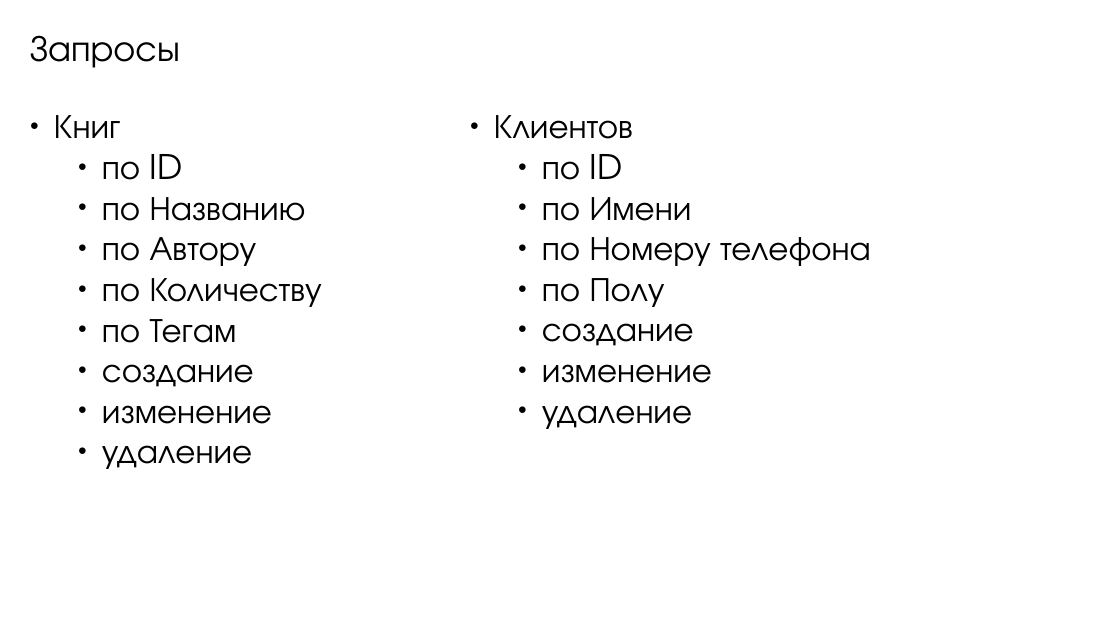
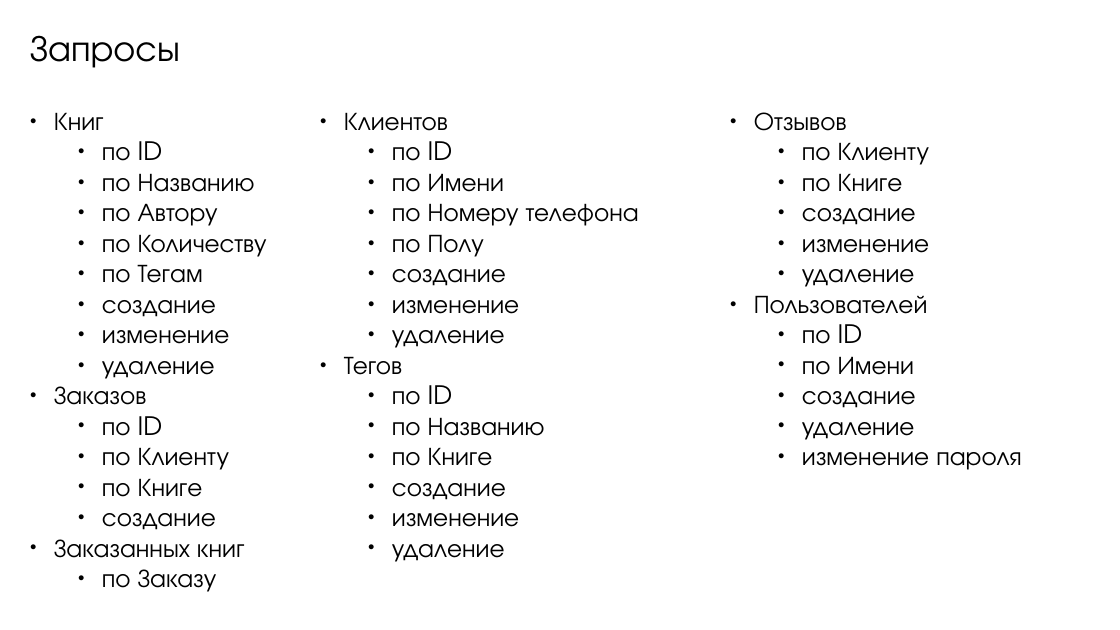
Before and after one commit to mrypdm/bsbd_kursach, a slide deck: slide 5 of docs/ИУ8-81. БСБД. Презентация. Шаповалов.odp (slide 9 before the commit). Drawn at 1120x630 pixels with LibreOffice and Linux fonts; fonts in the diff are those of the drawing. Boxes give left, top, right and bottom in pixels: in the first picture for what was removed or moved away, otherwise in the second. Text is boxed around its words. In the diff, an @@ line names an element or a change of style, - is before the commit and + after.

Commit message:
kp; kp in rpz; better presentation

```diff
--- a/docs/ИУ8-81. БСБД. Презентация. Шаповалов.odp
+++ b/docs/ИУ8-81. БСБД. Презентация. Шаповалов.odp
@@ text at (x1=54, y1=112, x2=267, y2=379): size 24 to 18 pt in "Книг", "по ID", "по Названию", "по Автору" and 5 more places @@
@@ text "Клиентов" moved from (x1=494, y1=115, x2=871, y2=429) to (x1=344, y1=112, x2=639, y2=562) @@
@@ text at (x1=344, y1=112, x2=639, y2=348): size 24 to 18 pt in "Клиентов", "по ID", "по Имени", "по Номеру телефона" and 4 more places @@
@@ text added at (x1=754, y1=112, x2=1021, y2=470), 18 pt, text #000000 @@
+● Отзывов
+    ● по Клиенту
+    ● по Книге
+    ● создание
+    ● изменение
+    ● удаление
+● Пользователей
+    ● по ID
+    ● по Имени
+    ● создание
+    ● удаление
+    ● изменение пароля
@@ text at (x1=344, y1=356, x2=545, y2=562): paragraphs added @@
+● Тегов
+    ● по ID
+    ● по Названию
+    ● по Книге
+    ● создание
+    ● изменение
+    ● удаление
@@ text at (x1=54, y1=386, x2=244, y2=592): paragraphs added @@
+● Заказов
+    ● по ID
+    ● по Клиенту
+    ● по Книге
+    ● создание
+● Заказанных книг
+    ● по Заказу
```
Also in this commit, not shown: 7 other slides changed, 2 slides added, 9 slides removed, 6 other files.
